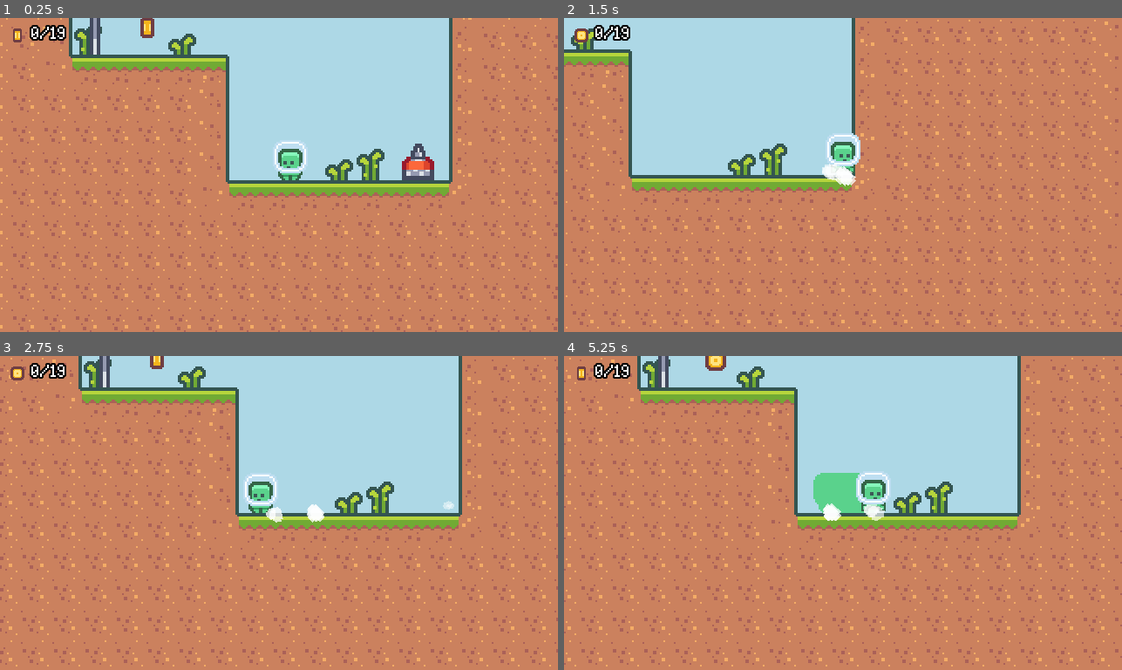
Above: before the commit, frames 1-4 (two rows, left to right).
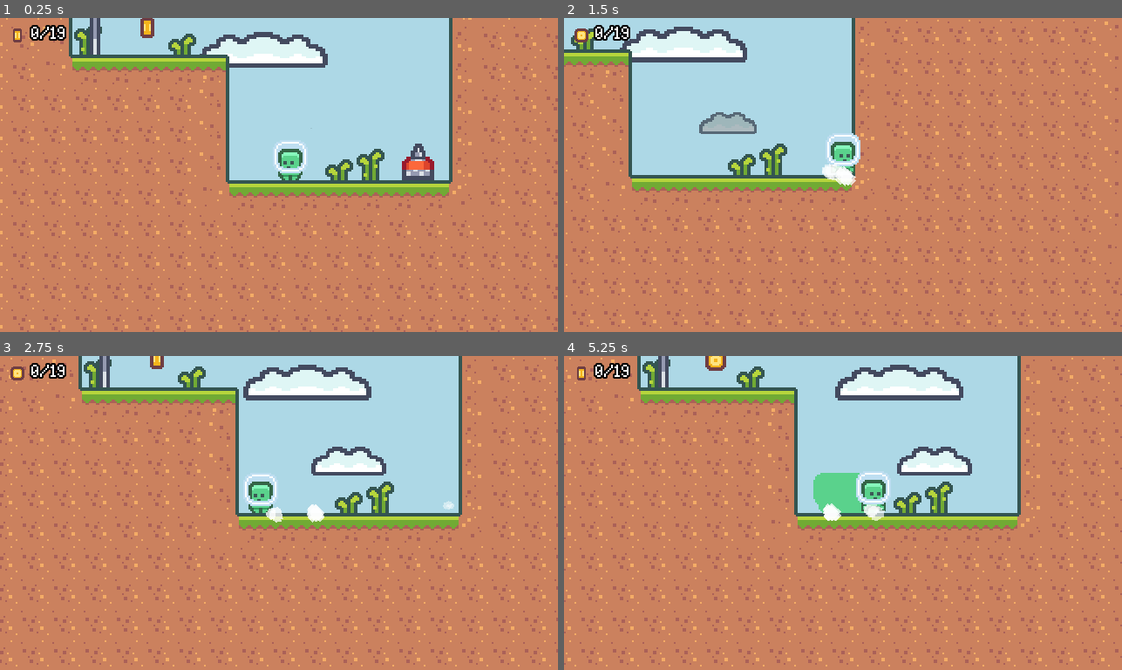
Above: after the commit, the same moments.

Repository: rprav-n/2D-Platformer
Game: Godot game, scene res://scenes/main/main.tscn
The game is run twice, just before and just after one commit, with the same random seed, the same clock (stepped at 60 frames per second) and the same inputs.
Inputs:
- Up to frame 1 (0.25 s): no input
- Up to frame 2 (1.5 s): hold Right (move_right) from 0.53 s (still down); tap Shift (dash) at 0.6, 1.35 s; tap Space (jump) at 0.77 s
- Up to frame 3 (2.75 s): tap Space (jump) at 1.52 s; release Right (move_right) at 2.03 s; hold A (move_left) from 2.03 s (still down); tap Shift (dash) at 2.1 s
- Up to frame 4 (5.25 s): release A (move_left) at 2.78 s; hold Right (move_right) 2.78-4.28 s; tap Shift (dash) every 0.75 s from 2.85 to 5.1 s; tap Space (jump) at 3.02, 3.77, 4.52 s; hold A (move_left) 4.28-5.03 s; hold Right (move_right) from 5.03 s (still down)

The runs differ from the first frame. In frame 1, 1.9% of the frame differs, in the area x 35-59%, y 4-16%; in frame 2, 2.7%; in frame 3, 3.1%; in frame 4, 3.2%, in the area x 48-74%, y 2-39%.

Commit message:
Added clouds

Diff:
--- a/scenes/base_level/base_level.tscn
+++ b/scenes/base_level/base_level.tscn
@@ -6,6 +6,7 @@
 [ext_resource type="PackedScene" uid="uid://7k5ijkik1s61" path="res://scenes/tile_map/tile_map.tscn" id="2_v5qoc"]
 [ext_resource type="PackedScene" uid="uid://bstpklwoknbgg" path="res://scenes/player/player.tscn" id="2_vdke6"]
 [ext_resource type="PackedScene" uid="uid://dv55do2clt8ns" path="res://scenes/flag/flag.tscn" id="4_mmkj8"]
+[ext_resource type="PackedScene" uid="uid://q0ou75dniyea" path="res://scenes/cloud/cloud.tscn" id="4_pitpk"]
 [ext_resource type="TileSet" uid="uid://c4tl3h82hpda3" path="res://resources/decorative_tileset.tres" id="5_y0me1"]
 [ext_resource type="TileSet" uid="uid://cqgeowpcgu04j" path="res://resources/tileset.tres" id="5_yqn8x"]
 
@@ -15,6 +16,8 @@
 [node name="LevelUI" parent="." instance=ExtResource("2_mfxaq")]
 
 [node name="GameCamera" parent="." instance=ExtResource("1_1is6j")]
+
+[node name="Cloud" parent="GameCamera" instance=ExtResource("4_pitpk")]
 
 [node name="TileMap" parent="." instance=ExtResource("2_v5qoc")]
 tile_set = ExtResource("5_yqn8x")
--- /dev/null
+++ b/scenes/cloud/cloud.tscn
@@ -0,0 +1,50 @@
+[gd_scene load_steps=8 format=3 uid="uid://q0ou75dniyea"]
+
+[ext_resource type="Texture2D" uid="uid://v01nnmfb1v13" path="res://assets/clouds/clouds.png" id="1_xvicd"]
+
+[sub_resource type="CanvasItemMaterial" id="CanvasItemMaterial_ed574"]
+particles_animation = true
+particles_anim_h_frames = 1
+particles_anim_v_frames = 2
+particles_anim_loop = false
+
+[sub_resource type="Gradient" id="Gradient_s3fdh"]
+offsets = PackedFloat32Array(0, 0.110526, 0.868421, 0.994737)
+colors = PackedColorArray(0, 0, 0, 0, 1, 1, 1, 1, 1, 1, 1, 1, 1, 1, 1, 0)
+
+[sub_resource type="GradientTexture1D" id="GradientTexture1D_gh3ys"]
+gradient = SubResource("Gradient_s3fdh")
+
+[sub_resource type="Curve" id="Curve_48ds3"]
+_data = [Vector2(0, 0), 0.0, 0.0, 0, 0, Vector2(0.108597, 1), 0.0, 0.0, 0, 0, Vector2(0.882353, 1), 0.0, 0.0, 0, 0, Vector2(1, 0), 0.0, 0.0, 0, 0]
+point_count = 4
+
+[sub_resource type="CurveTexture" id="CurveTexture_4hx4x"]
+curve = SubResource("Curve_48ds3")
+
+[sub_resource type="ParticleProcessMaterial" id="ParticleProcessMaterial_33mwx"]
+emission_shape = 3
+emission_box_extents = Vector3(200, 200, 1)
+particle_flag_disable_z = true
+spread = 0.0
+gravity = Vector3(0, 0, 0)
+initial_velocity_min = 5.0
+initial_velocity_max = 10.0
+orbit_velocity_min = 0.0
+orbit_velocity_max = 0.0
+angle_min = 180.0
+angle_max = 180.0
+scale_max = 1.5
+scale_curve = SubResource("CurveTexture_4hx4x")
+color_ramp = SubResource("GradientTexture1D_gh3ys")
+anim_offset_max = 1.0
+
+[node name="Cloud" type="Node2D"]
+
+[node name="GPUParticles2D" type="GPUParticles2D" parent="."]
+material = SubResource("CanvasItemMaterial_ed574")
+amount = 10
+process_material = SubResource("ParticleProcessMaterial_33mwx")
+texture = ExtResource("1_xvicd")
+lifetime = 20.0
+preprocess = 10.0
Binary file added: assets/clouds/clouds.png
Not shown, added: assets/clouds/clouds.png.import
Not shown: 1 places in scenes/base_level/base_level.tscn that only renumber resources
